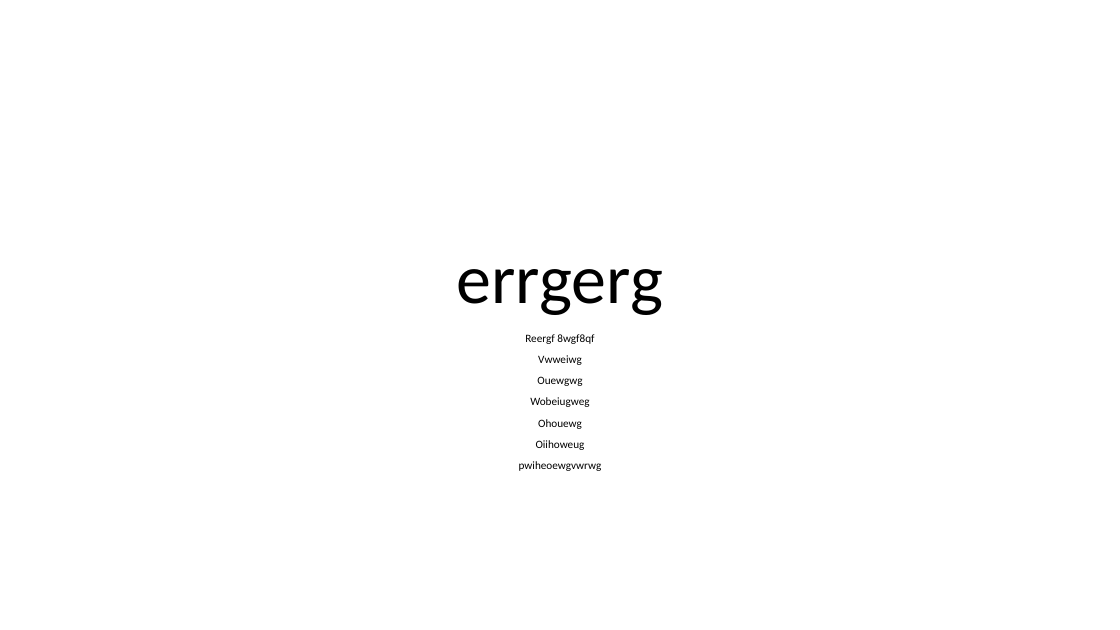
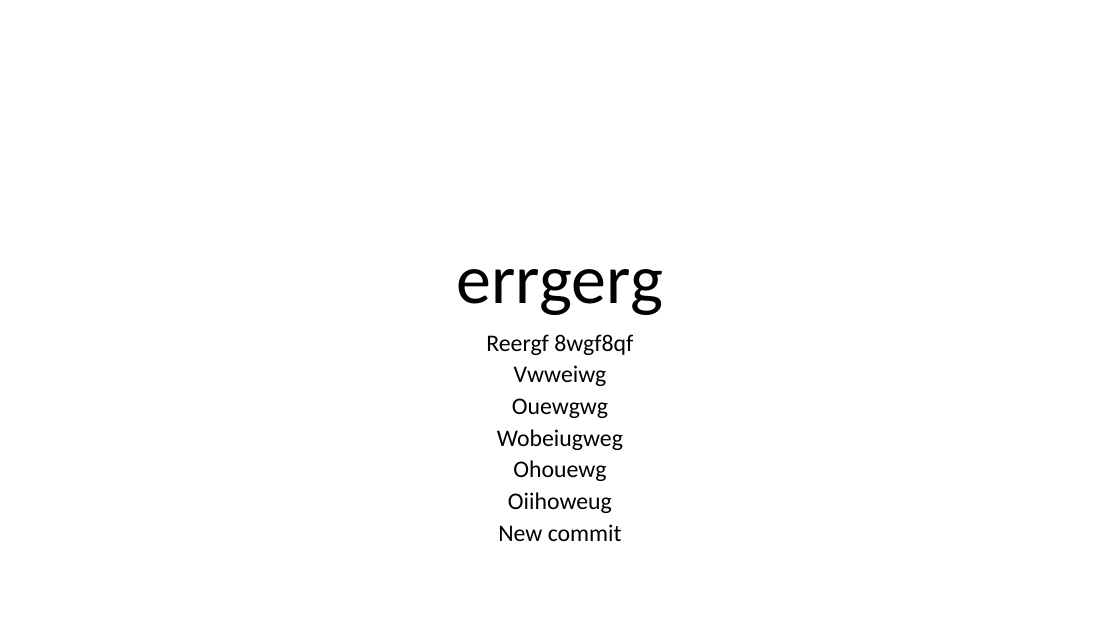
Before and after one commit to Pros-Perix/crowdstaffing-team, a slide deck: slide 1 of ppt.pptx. Drawn at 1120x630 pixels with LibreOffice and Linux fonts; fonts in the diff are those of the drawing. Boxes give left, top, right and bottom in pixels: in the first picture for what was removed or moved away, otherwise in the second. Text is boxed around its words. In the diff, an @@ line names an element or a change of style, - is before the commit and + after.

```diff
--- a/ppt.pptx
+++ b/ppt.pptx
@@ subtitle at [486, 334, 633, 513]: size 9.6 to 20.4 pt in "Reergf 8wgf8qf", "Vwweiwg", "Ouewgwg", "Wobeiugweg" and 2 more places @@
@@ subtitle at [498, 524, 622, 541]: text changed; size 9.6 to 20.4 pt @@
-pwiheoewgvwrwg
+New commit
```
Also in this commit, not shown: 1 other file.
